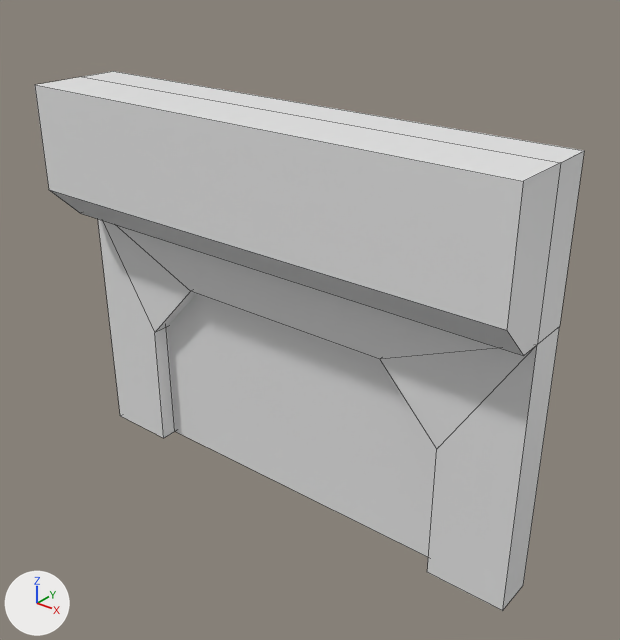
A saved change to the Blender file Scene/ModularPieces.blend.
Both versions are drawn from a 50 mm camera at (5.96, -7.35, 6.96) aimed at (0.38, -0.37, 2.64). The axes (+X, +Y, +Z) are drawn at lower left. The lights are the same throughout. Mesh edges are drawn as thin lines. The same objects are shown in both versions, whatever each file hides.

The first picture shows 'Door'.
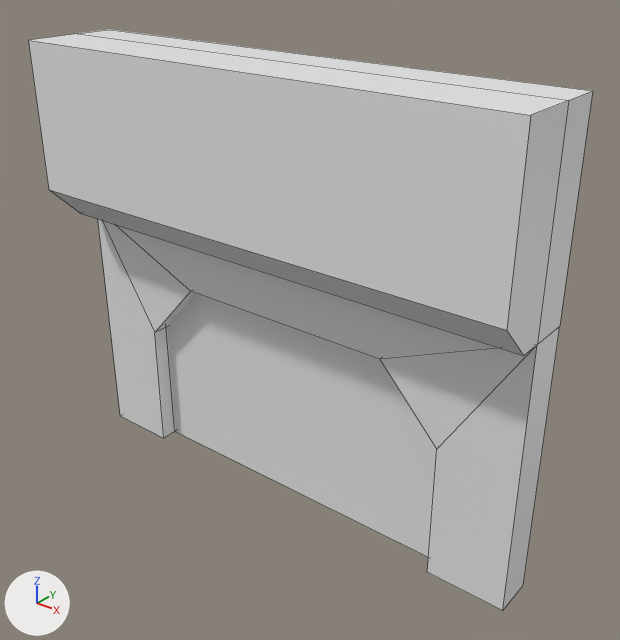
Boxes (x1, y1, x2, y2) around the edits, measured in the pictures (620 x 640 px; the box of a moved part takes in the faces that stretch with it):
```json
{"object": "Door", "change": "reshaped", "before": [35, 71, 584, 611], "after": [29, 29, 593, 611], "on screen": "8% taller"}
{"part": 1, "of": "me_door", "change": "moved or reshaped", "before": [35, 71, 584, 355], "after": [29, 29, 593, 355]}
```

Edits to the scene script, one JSON object a line:
```json
{"block": "me_door", "where": "me_door.from_pydata(...)  # 38 vertices, 35 faces; spans x -3.18..3.18, y -1.12..0.07, z 0.0..5.0"}
{"block": "me_door", "where": "# used by ob_door; location = (0.0, -0.07, 0.0)"}
{"block": "me_door", "where": "# before: 9 (-3.18, -0.43, 5.0) at pixel (81, 76), 11 (-3.18, 0.07, 5.0) at pixel (113, 71), 13 (3.18, -0.43, 5.0) at pixel (560, 162), 15 (3.18, 0.07, 5.0) at pixel (584, 150), 20 (-3.18, -1.12, 5.0) at pixel (34, 84)"}
{"block": "me_door", "where": "# before: 21 (3.18, -1.12, 5.0) at pixel (523, 181)"}
{"block": "me_door", "change": "me_door part 1"}
{"op": "add", "block": "me_door", "code": "for i in [9, 11, 13, 15, 20, 21]: me_door.vertices[i].co += Vector((0.0, 0.0, 0.52))"}
```
